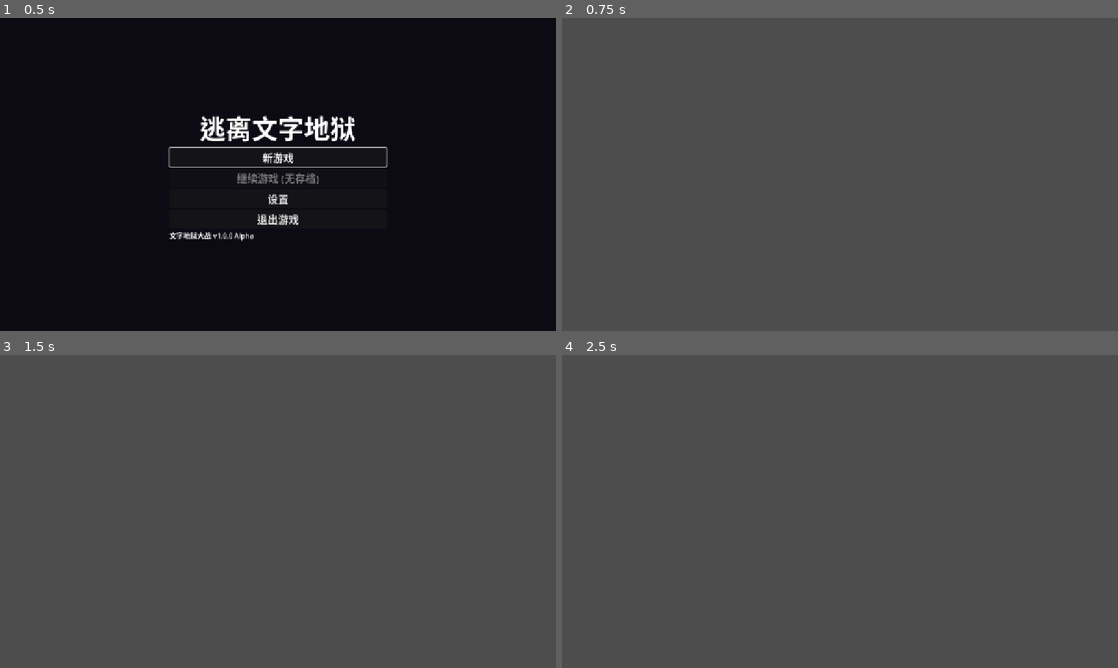
Above: before the commit, frames 1-4 (two rows, left to right).
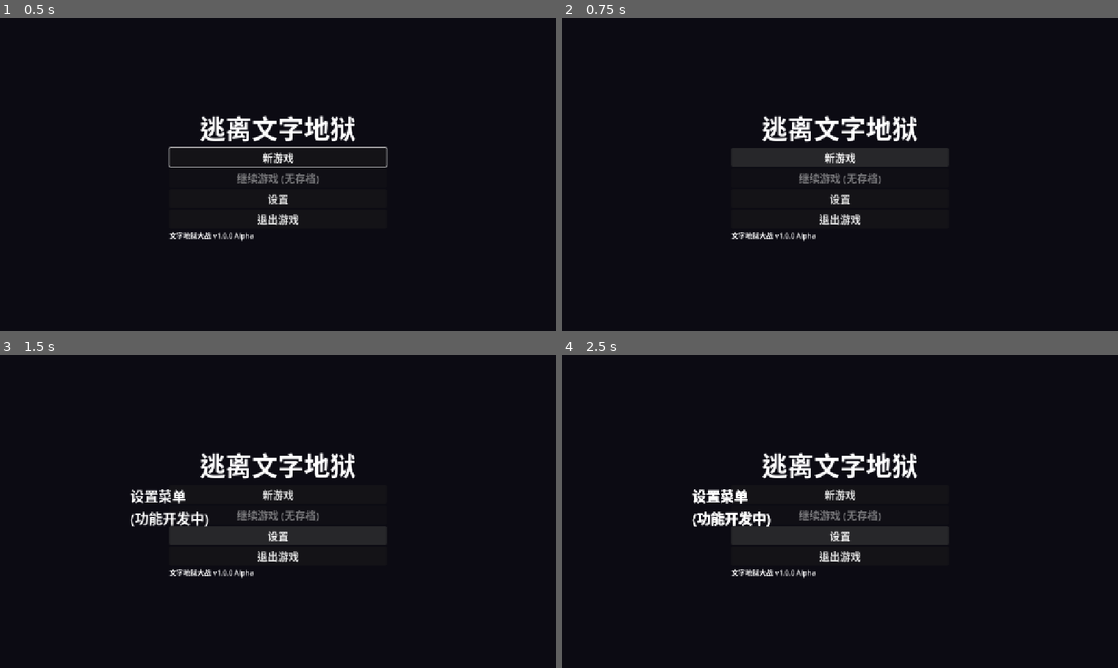
Above: after the commit, the same moments.

Repository: Vegt7day/Hell-joke-by-Godot
Game: Godot game, scene res://scenes/system/main.tscn
The game is run twice, just before and just after one commit, with the same random seed, the same clock (stepped at 60 frames per second) and the same inputs.
Inputs (mouse positions are in pixels of both pictures, inside the frame that each line leads up to):
- Up to frame 1 (0.5 s): no input
- Up to frame 2 (0.75 s): click "新游戏" at 0.5 s
- Up to frame 3 (1.5 s): click (278, 536) at 1.25 s, where only the run after the commit has a clickable "设置"
- Up to frame 4 (2.5 s): tap Enter at 2 s; hold D (move_right) from 2.03 s (still down); tap Q (attack_q) at 2.1 s; tap Space (jump) at 2.27 s

Frame 1 is identical in both runs. In frame 2, 100% of the frame differs, in the area x 0-100%, y 0-100%; in frame 3, 99%; in frame 4, 99%.

Commit message:
Adjusted the dependencies of the UI

Diff:
--- a/scripts/core/singletons/game_manager.gd
+++ b/scripts/core/singletons/game_manager.gd
@@ -67,7 +67,7 @@
 
 	print("容器设置完成")
 	show_main_menu()
-
+# 在 game_manager.gd 中
 func show_main_menu():
 	print("显示主菜单...")
 	current_state = GameState.MAIN_MENU
@@ -75,16 +75,18 @@
 	# 清空UI容器
 	clear_ui_container()
 
-	# 加载主菜单场景
-	var main_menu_scene = load("res://scenes/ui/main_menu/main_menu.tscn")
-	if main_menu_scene:
-		var main_menu = main_menu_scene.instantiate()
-		ui_container.add_child(main_menu)
-		print("主菜单已加载")
-	else:
-		print("错误：无法加载主菜单场景")
-		create_fallback_menu()
-
+	# 通过新的 UIManager 显示主菜单
+	if UIManager.instance:
+		UIManager.instance.show_main_menu()
+		print("主菜单已通过UIManager显示")
+	else:
+		print("错误：UIManager实例未找到")
+		# 备用方案：直接加载
+		var main_menu_scene = load("res://scenes/ui/main_menu/main_menu.tscn")
+		if main_menu_scene:
+			var main_menu = main_menu_scene.instantiate()
+			ui_container.add_child(main_menu)
+			print("主菜单已直接加载")
 func clear_ui_container():
 	for child in ui_container.get_children():
 		child.queue_free()
--- a/scripts/core/singletons/ui_manager.gd
+++ b/scripts/core/singletons/ui_manager.gd
@@ -129,6 +129,9 @@
 	}
 	show_ui("dialogue", UILayer.DIALOGUE, data)
 
+# 删除冲突的 show_menu 函数
+# 使用 show_main_menu() 代替
+
 func show_choice(question: String, choices: Array) -> void:
 	var data = {
 		"question": question,
Not shown, added: Docs/3.md
